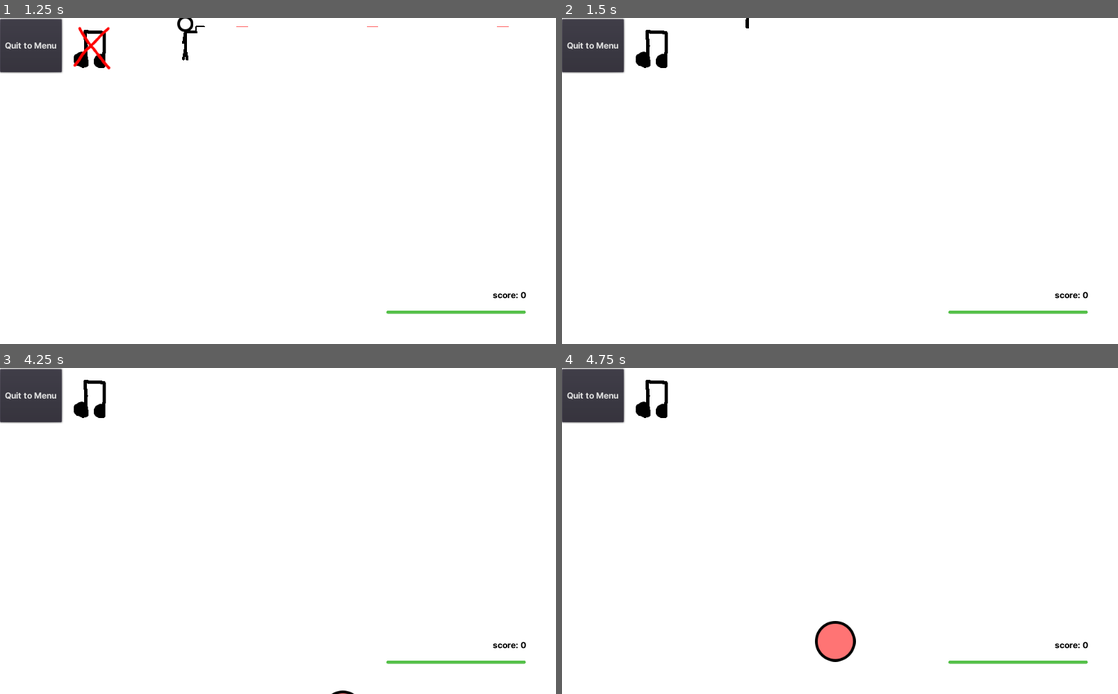
Above: before the commit, frames 1-4 (two rows, left to right).
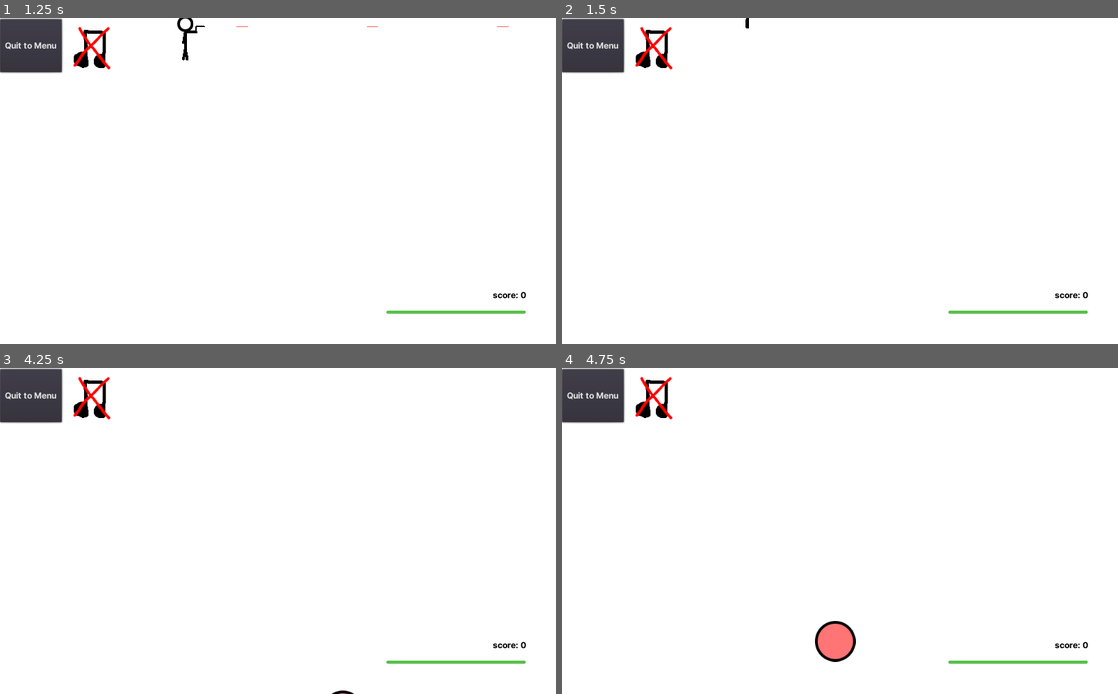
Above: after the commit, the same moments.

Repository: illogicalapple/stickmaniac
Game: Godot game, scene res://Root.tscn
Same seed, same stepped clock (60 frames per second), same inputs: the game is played once before the commit and once after it.
Inputs (mouse positions are in pixels of both pictures, inside the frame that each line leads up to):
- Up to frame 1 (1.25 s): tap Enter at 0.5 s; move the mouse to (250, 246) at 0.52 s; hold Up (ui_up) from 0.53 s (still down); hold Space (pew_pew) from 0.53 s (still down)
- Up to frame 2 (1.5 s): release Up (ui_up) at 1.25 s; release Space (pew_pew) at 1.25 s; click (656, 44) at 1.25 s
- Up to frame 3 (4.25 s): tap Space (pew_pew) at 2, 2.1, 3.6 s; move the mouse to (444, 579) at 2.02 s; hold Up (ui_up) 2.03-2.78 s; tap Enter at 2.75 s; move the mouse to (111, 482) at 2.77 s; hold Space (pew_pew) 2.78-3.53 s; hold Left (ui_left) from 2.78 s (still down); move the mouse to (305, 531) at 3.52 s
- Up to frame 4 (4.75 s): tap Enter at 4.25 s; move the mouse to (756, 449) at 4.27 s; release Left (ui_left) at 4.28 s; hold Down (ui_down) from 4.28 s (still down); hold Space (pew_pew) from 4.28 s (still down)

Frame 1 is identical in both runs. In frame 2, 0.2% of the frame differs, in the area x 13-20%, y 2-16%; in frame 3, 0.2%; in frame 4, 0.2%.

Commit message:
add death screen
DIE DIE DIE

Diff:
--- a/Root.tscn
+++ b/Root.tscn
@@ -10,10 +10,6 @@
 [node name="Root" type="Node"]
 script = ExtResource( 1 )
 
-[node name="GUI" parent="." instance=ExtResource( 4 )]
-grow_horizontal = 2
-grow_vertical = 2
-
 [node name="Stickmin" parent="." instance=ExtResource( 2 )]
 
 [node name="Spawners" parent="." instance=ExtResource( 3 )]
@@ -24,4 +20,8 @@
 [node name="Music" type="AudioStreamPlayer" parent="SoundPlayer"]
 stream = ExtResource( 6 )
 
+[node name="GUI" parent="." instance=ExtResource( 4 )]
+grow_horizontal = 2
+grow_vertical = 2
+
 [connection signal="damage" from="Stickmin" to="GUI" method="_on_Stickmin_damage"]
--- /dev/null
+++ b/death_screen/DeathScreen.tscn
@@ -0,0 +1,11 @@
+[gd_scene load_steps=2 format=2]
+
+[ext_resource path="res://death_screen/dead.webm" type="VideoStream" id=1]
+
+[node name="DeathScreen" type="Node"]
+
+[node name="VideoPlayer" type="VideoPlayer" parent="."]
+anchor_right = 1.0
+anchor_bottom = 1.0
+stream = ExtResource( 1 )
+autoplay = true
--- a/spawners/Spawner.gd
+++ b/spawners/Spawner.gd
@@ -24,5 +24,5 @@
 		else:
 			thing.position.x = screen_size.x + height
 		thing.position.y = rng.randf_range(-height, screen_size.y + height)
-	get_tree().get_root().get_node("Root").add_child(thing)
+	get_tree().get_root().get_node("Root").add_child_below_node(get_parent(), thing)
 	thing.connect("coins", get_tree().get_root().get_node("Root/GUI"), "add_coins")
--- a/ui/GUI.gd
+++ b/ui/GUI.gd
@@ -13,10 +13,14 @@
 signal music_toggled
 
 func _ready():
+	$Ded.color = Color(255, 255, 255, 0)
 	root.get_node("Stickmin").connect("damage", self, "_on_Stickmin_damage")
 
 func _on_Stickmin_damage(amount):
 	$HealthBar.value -= amount
+	if $HealthBar.value <= 0.5:
+		$AnimationPlayer.current_animation = "FadeIn"
+		$AnimationPlayer.play()
 	if $HealthBar.value <= 33:
 		foreground.bg_color = Color("ff5f5f")
 	elif $HealthBar.value <= 66:
@@ -28,3 +32,8 @@
 func add_coins(amount):
 	score += amount
 	$Score.text = "score: " + str(score)
+
+
+func _on_AnimationPlayer_animation_finished(anim_name):
+	if anim_name == "FadeIn":
+		get_tree().change_scene("res://death_screen/DeathScreen.tscn")
--- a/ui/GUI.tscn
+++ b/ui/GUI.tscn
@@ -33,6 +33,36 @@
 frame_0/texture = ExtResource( 3 )
 frame_1/texture = ExtResource( 2 )
 frame_1/delay_sec = 0.0
+
+[sub_resource type="Animation" id=6]
+resource_name = "FadeIn"
+tracks/0/type = "value"
+tracks/0/path = NodePath("Ded:color")
+tracks/0/interp = 1
+tracks/0/loop_wrap = true
+tracks/0/imported = false
+tracks/0/enabled = true
+tracks/0/keys = {
+"times": PoolRealArray( 0, 1 ),
+"transitions": PoolRealArray( 1, 2.92817 ),
+"update": 0,
+"values": [ Color( 1, 1, 1, 0 ), Color( 1, 1, 1, 1 ) ]
+}
+
+[sub_resource type="Animation" id=7]
+length = 0.001
+tracks/0/type = "value"
+tracks/0/path = NodePath("Ded:color")
+tracks/0/interp = 1
+tracks/0/loop_wrap = false
+tracks/0/imported = false
+tracks/0/enabled = true
+tracks/0/keys = {
+"times": PoolRealArray( 0 ),
+"transitions": PoolRealArray( 1 ),
+"update": 0,
+"values": [ Color( 1, 1, 1, 1 ) ]
+}
 
 [node name="GUI" type="Control"]
 anchor_right = 1.0
@@ -83,4 +113,13 @@
 margin_bottom = 100.0
 text = "Quit to Menu"
 
+[node name="Ded" type="ColorRect" parent="."]
+anchor_right = 1.0
+anchor_bottom = 1.0
+
+[node name="AnimationPlayer" type="AnimationPlayer" parent="."]
+anims/FadeIn = SubResource( 6 )
+anims/RESET = SubResource( 7 )
+
 [connection signal="pressed" from="MusicToggled" to="." method="_on_MusicToggled_pressed"]
+[connection signal="animation_finished" from="AnimationPlayer" to="." method="_on_AnimationPlayer_animation_finished"]
Not shown: 1 places in ui/GUI.tscn that only renumber resources
Not shown, added: death_screen/dead.webm
